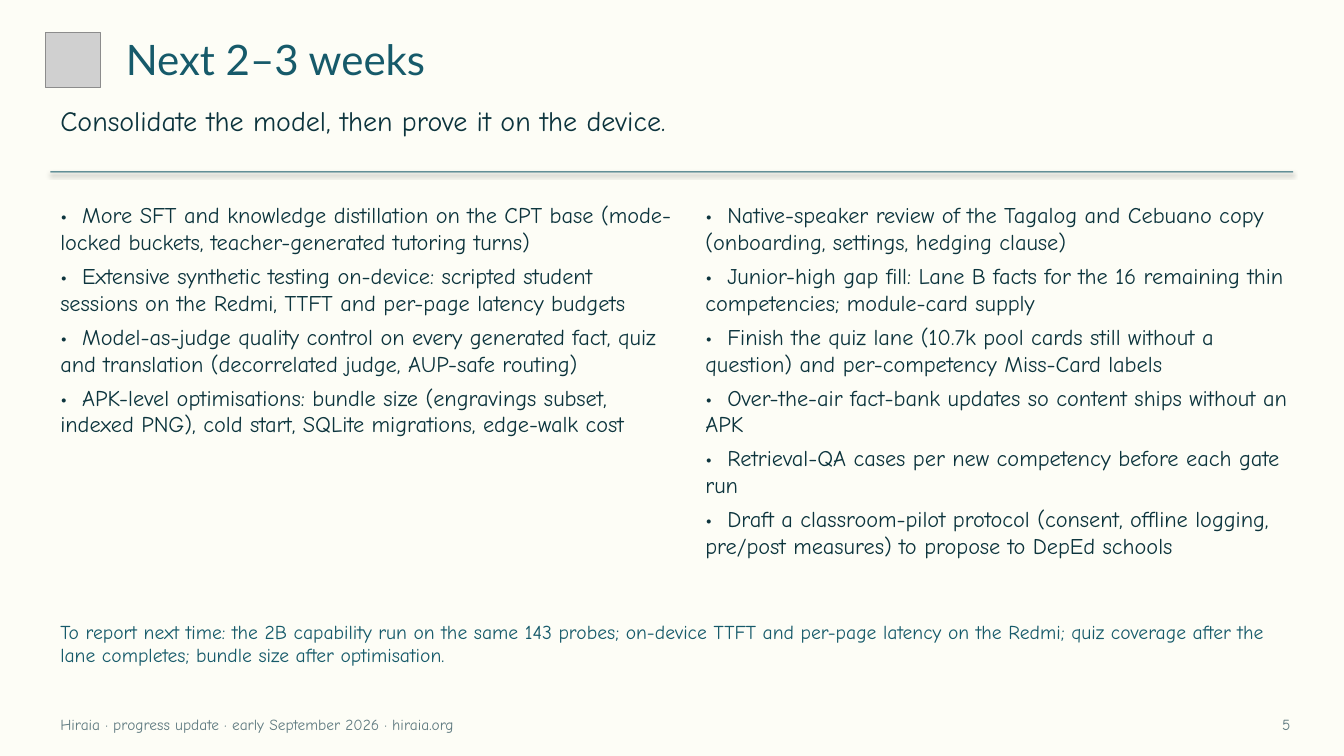
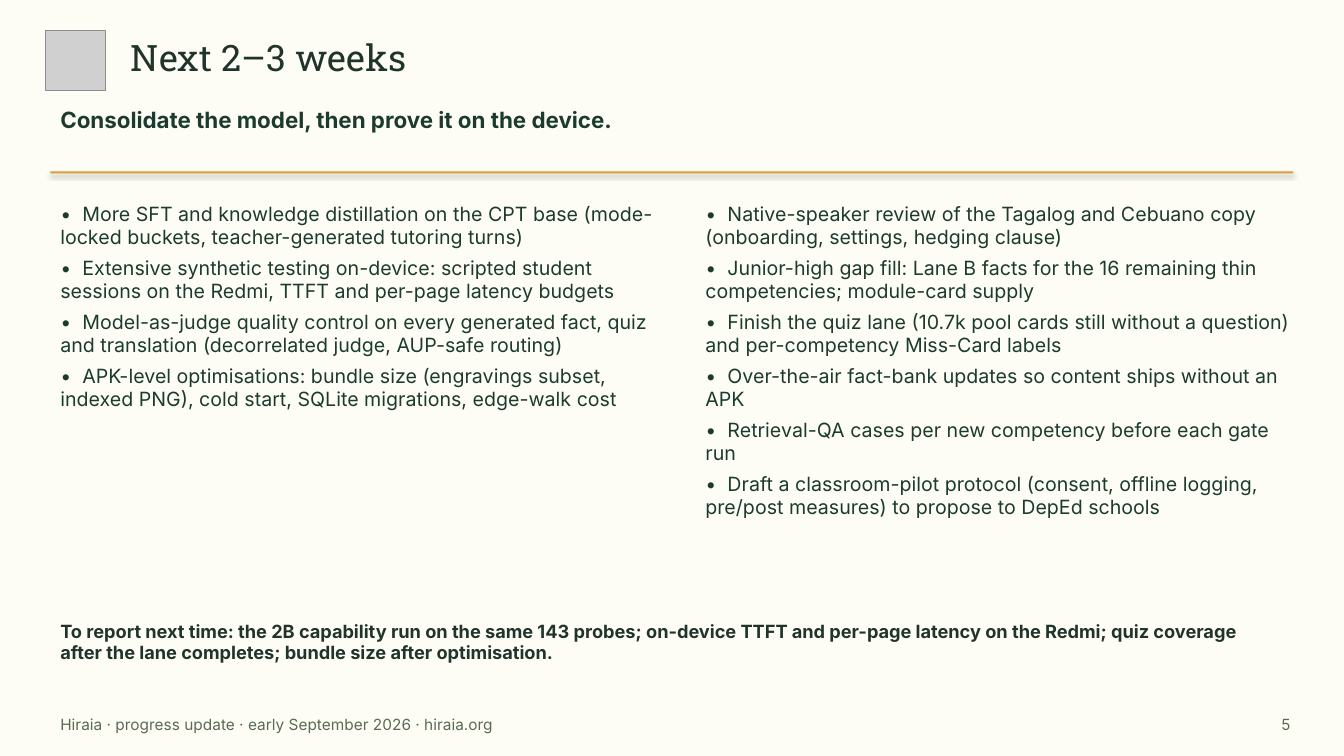
Before and after one commit to helloluis/hiraia, a slide deck: slide 5 of docs/deck/Hiraia-progress-update-2026-09.pptx. Drawn at 1344x756 pixels with LibreOffice and Linux fonts; fonts in the diff are those of the drawing; grey boxes stand for pictures. Boxes give left, top, right and bottom in pixels: in the first picture for what was removed or moved away, otherwise in the second. Text is boxed around its words. In the diff, an @@ line names an element or a change of style, - is before the commit and + after.

```diff
--- a/docs/deck/Hiraia-progress-update-2026-09.pptx
+++ b/docs/deck/Hiraia-progress-update-2026-09.pptx
@@ picture: place and size @@
-picture at <box>45,32,101,88</box>
+picture at <box>45,30,106,91</box>
@@ text "Next 2–3 weeks" at <box>131,43,407,72</box>: size 30 to 26 pt, font Lato to Roboto Slab, text colour #165A6A to #20342C @@
@@ text "Consolidate the model, then prove ..." at <box>60,111,612,133</box>: size 20 to 16 pt, font Comic Neue to Inter, text colour #0C343D to #1C3B2E, bold on @@
@@ rectangle at <box>50,171,1294,173</box>: fill #165A6A to #D8A03A @@
@@ text "• More SFT and knowledge ..." at <box>60,206,653,411</box>: size 16 to 14 pt, font Comic Neue to Inter, text colour #0C343D to #1C3B2E @@
@@ text "• Native-speaker review of the ..." at <box>705,206,1289,518</box>: size 16 to 14 pt, font Comic Neue to Inter, text colour #0C343D to #1C3B2E @@
@@ text "To report next time: the ..." at <box>60,624,1236,663</box>: size 14 to 13 pt, font Comic Neue to Inter, text colour #165A6A to #20342C, bold on @@
@@ text "Hiraia · progress update · ..." at <box>60,718,492,734</box>: font Comic Neue to Inter, text colour #5F7A80 to #5B6B52 @@
@@ text "5" at <box>1281,719,1290,730</box>: font Comic Neue to Inter, text colour #5F7A80 to #5B6B52 @@
```
Also in this commit, not shown: 5 other slides changed, 9 other files.
